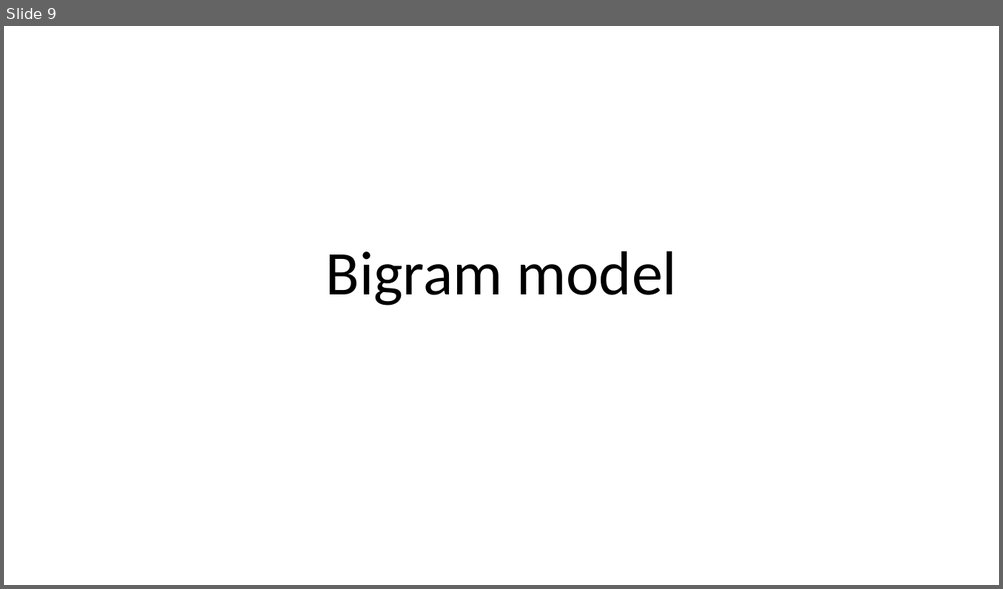
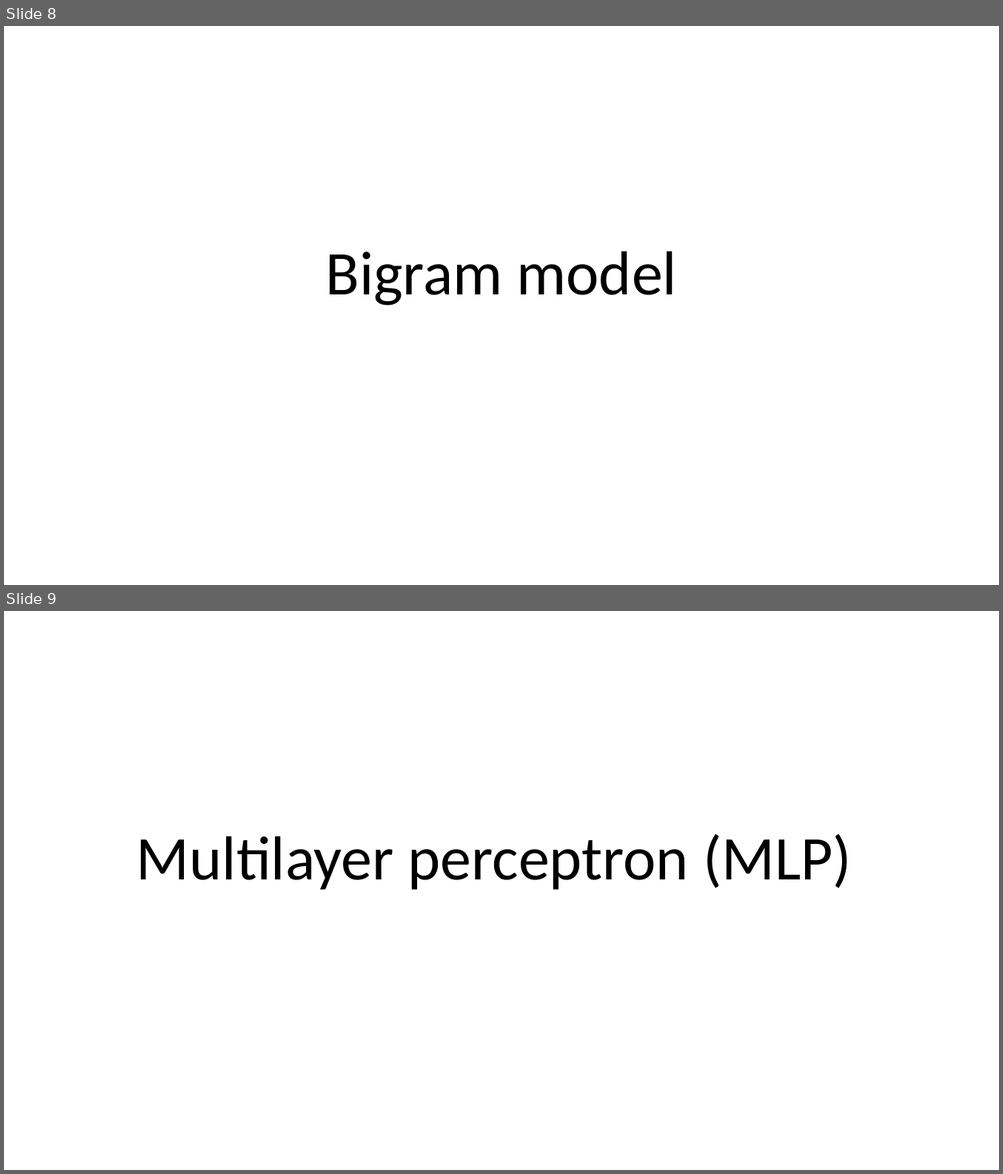
Before and after one commit to bodzio50318/genAiWorkshop, a slide deck: AiDem.pptm. Shown one above the other, each under a label of ours: slide 9 before the commit, slides 8 and 9 after it. The pictures are 1003x589 and 1003x1174 pixels, drawn with LibreOffice and Linux fonts; fonts in the diff are those of the drawing. Boxes give left, top, right and bottom in pixels: in the first picture for what was removed or moved away, otherwise in the second. Text is boxed around its words. In the diff, an @@ line names an element or a change of style, - is before the commit and + after.

```diff
--- a/AiDem.pptm
+++ b/AiDem.pptm
@@ slide 9 added at (4, 611, 999, 1170), background #FFFFFF @@
@@ title added at (136, 834, 851, 890), 60 pt, text #000000 @@
+Multilayer perceptron (MLP)
@@ what was slide 9 is now slide 8 @@
```
Also in this commit, not shown: 3 slides changed, 6 other slides added, 1 slide removed, 4 other files.
